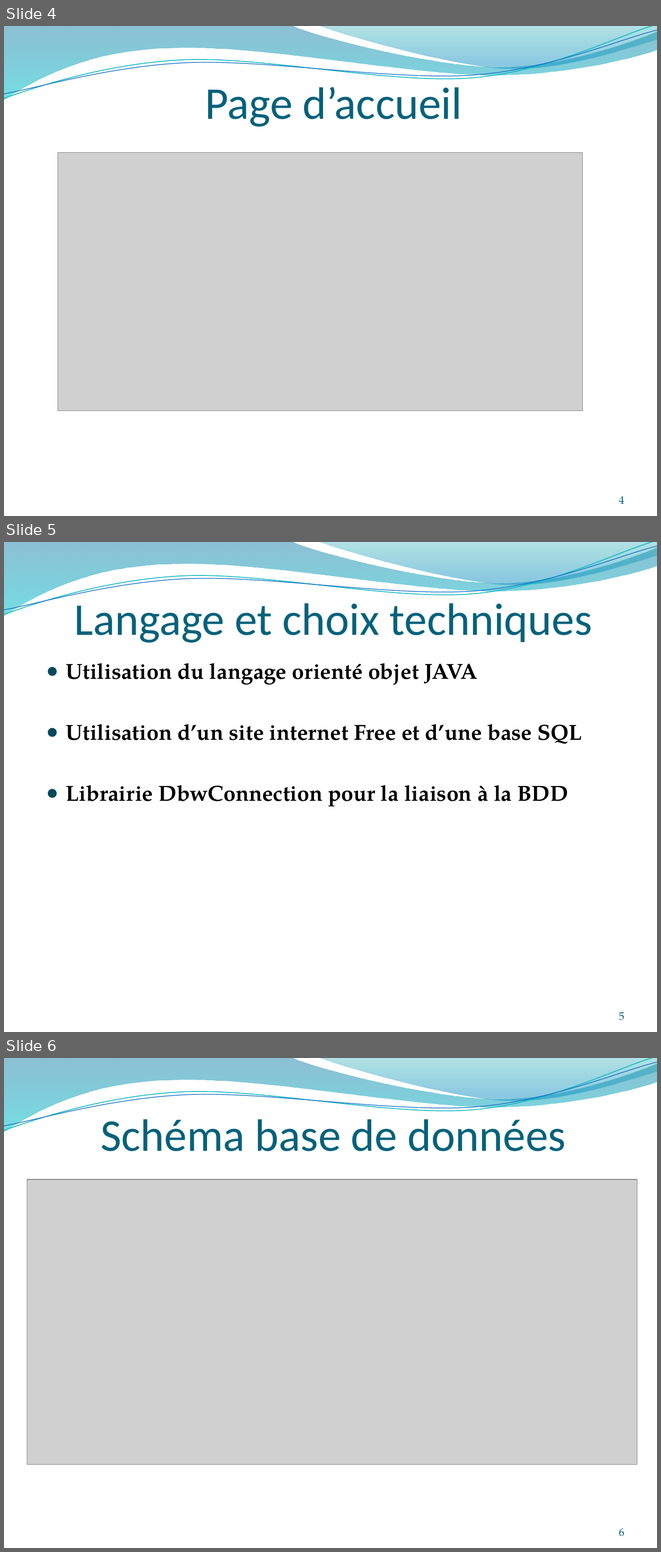
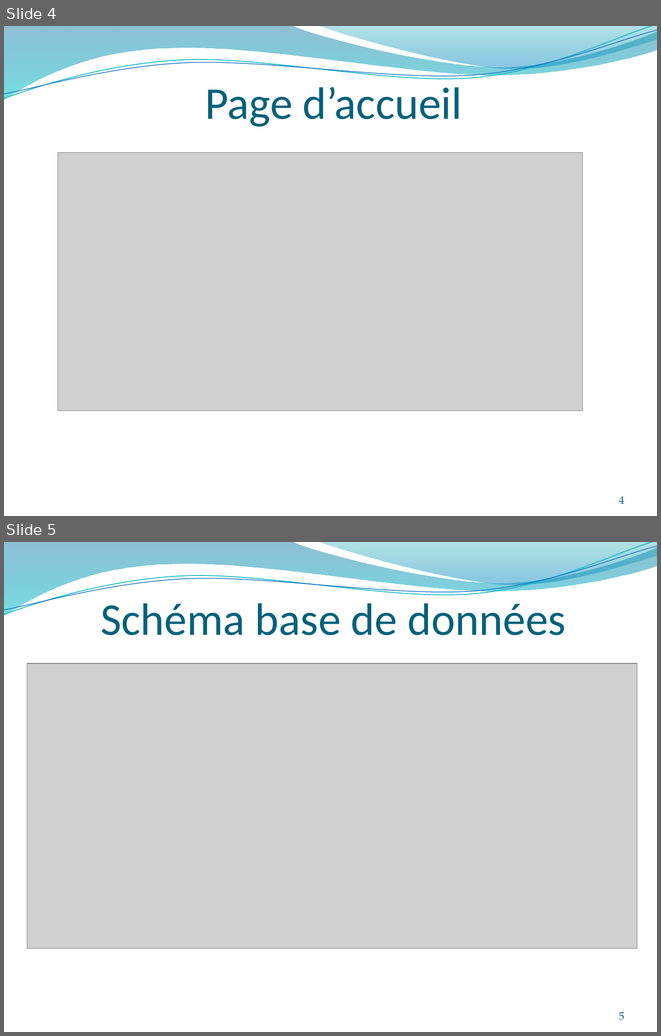
Before and after one commit to cezaire/ProjetSI, a slide deck: src/doc/Présentation/Présentation.pptx. Shown one above the other, each under a label of ours: slides 4, 5 and 6 before the commit, slides 4 and 5 after it. The pictures are 661x1552 and 661x1036 pixels, drawn with LibreOffice and Linux fonts; fonts in the diff are those of the drawing; grey boxes stand for pictures; background and template pictures are left out. Boxes give left, top, right and bottom in pixels: in the first picture for what was removed or moved away, otherwise in the second. Text is boxed around its words. In the diff, an @@ line names an element or a change of style, - is before the commit and + after.

```diff
--- a/src/doc/Présentation/Présentation.pptx
+++ b/src/doc/Présentation/Présentation.pptx
@@ slide 5 removed at [4,542,657,1032], background picture (left out); not listed: 4 template elements that a slide beside it also shows @@
@@ title removed at [74,603,592,643] @@
-Langage et choix techniques
@@ text removed at [65,663,582,806] @@
-● Utilisation du langage orienté objet JAVA
-● Utilisation d’un site internet Free et d’une base SQL
-● Librairie DbwConnection pour la liaison à la BDD
@@ page number removed at [619,1012,624,1020] @@
-5
@@ what was slide 6 is now slide 5 @@
@@ page number at [619,1012,624,1020]: text changed @@
-6
+5
```
Also in this commit, not shown: 3 slides changed, 4 other files.
